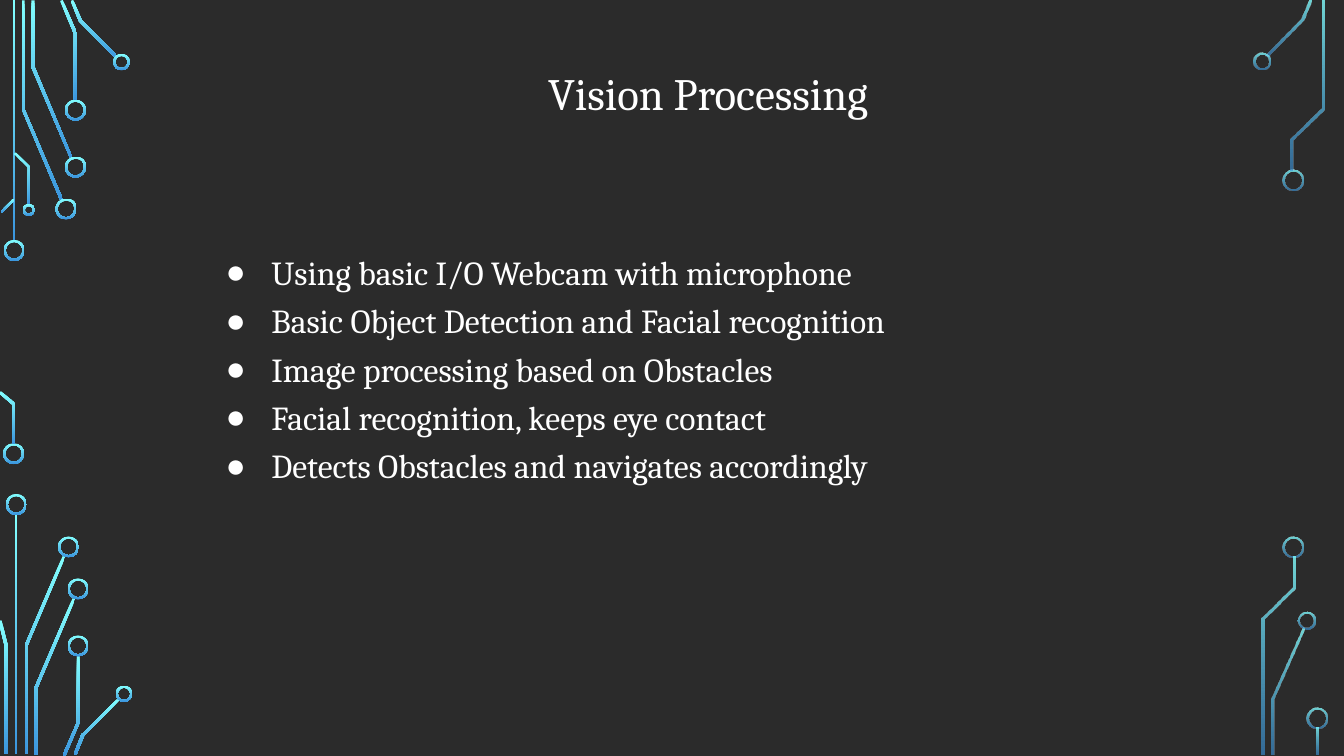
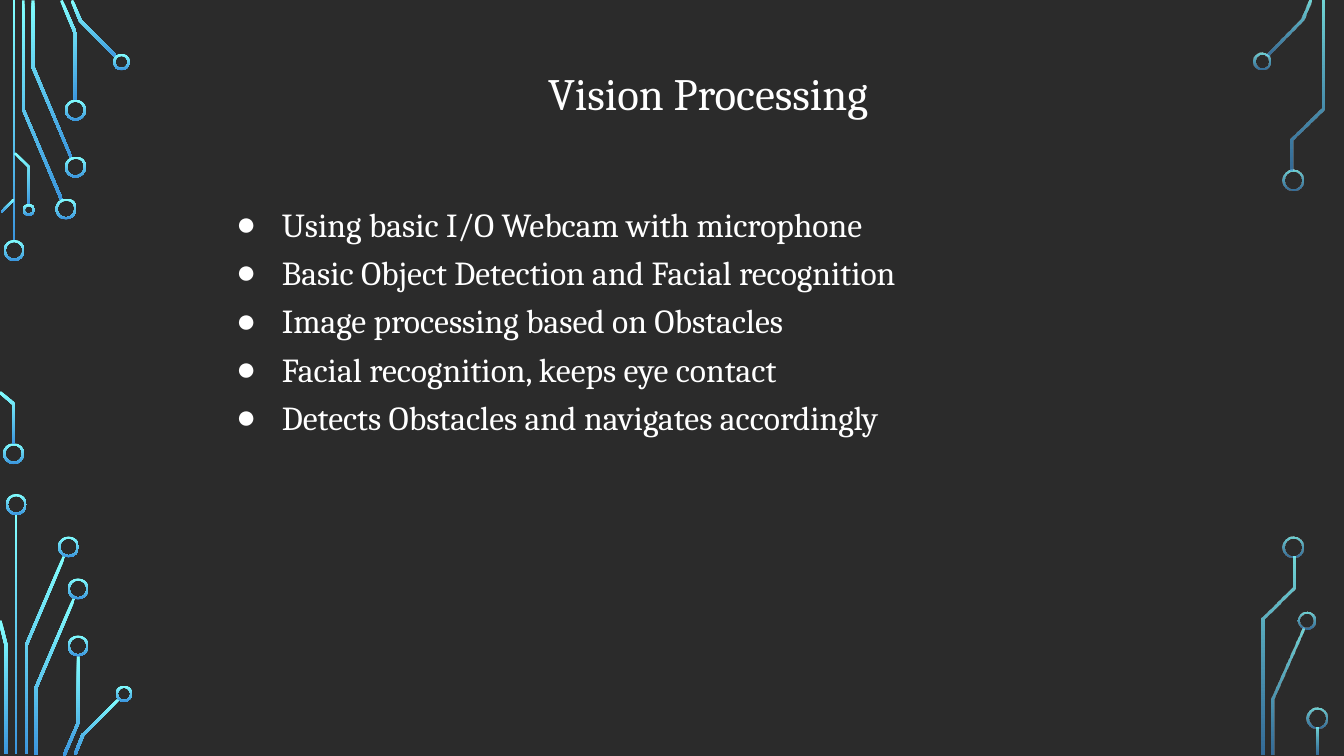
Before and after one commit to DrFoz/ECE478, a slide deck: slide 8 of ECE478_Einstein_Turtlebot_Team6_Project_1/Einstein_Turtlebot_Presentaion.pptx. Drawn at 1344x756 pixels with LibreOffice and Linux fonts; fonts in the diff are those of the drawing; background and template pictures are left out; a plain dark background stands for a picture behind light text. Boxes give left, top, right and bottom in pixels: in the first picture for what was removed or moved away, otherwise in the second. Text is boxed around its words. In the diff, an @@ line names an element or a change of style, - is before the commit and + after.

```diff
--- a/ECE478_Einstein_Turtlebot_Team6_Project_1/Einstein_Turtlebot_Presentaion.pptx
+++ b/ECE478_Einstein_Turtlebot_Team6_Project_1/Einstein_Turtlebot_Presentaion.pptx
@@ text "Using basic I/O Webcam with ...": place and size @@
-text "Using basic I/O Webcam with ..." at [271,261,885,486]
+text "Using basic I/O Webcam with ..." at [282,213,895,438]
```
Also in this commit, not shown: 4 other slides changed, 1 other file.
